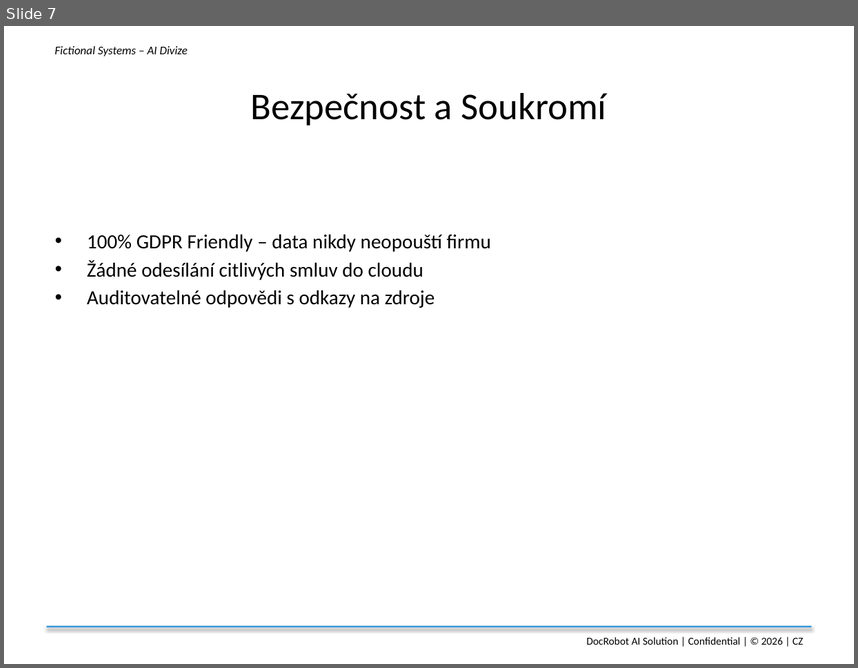
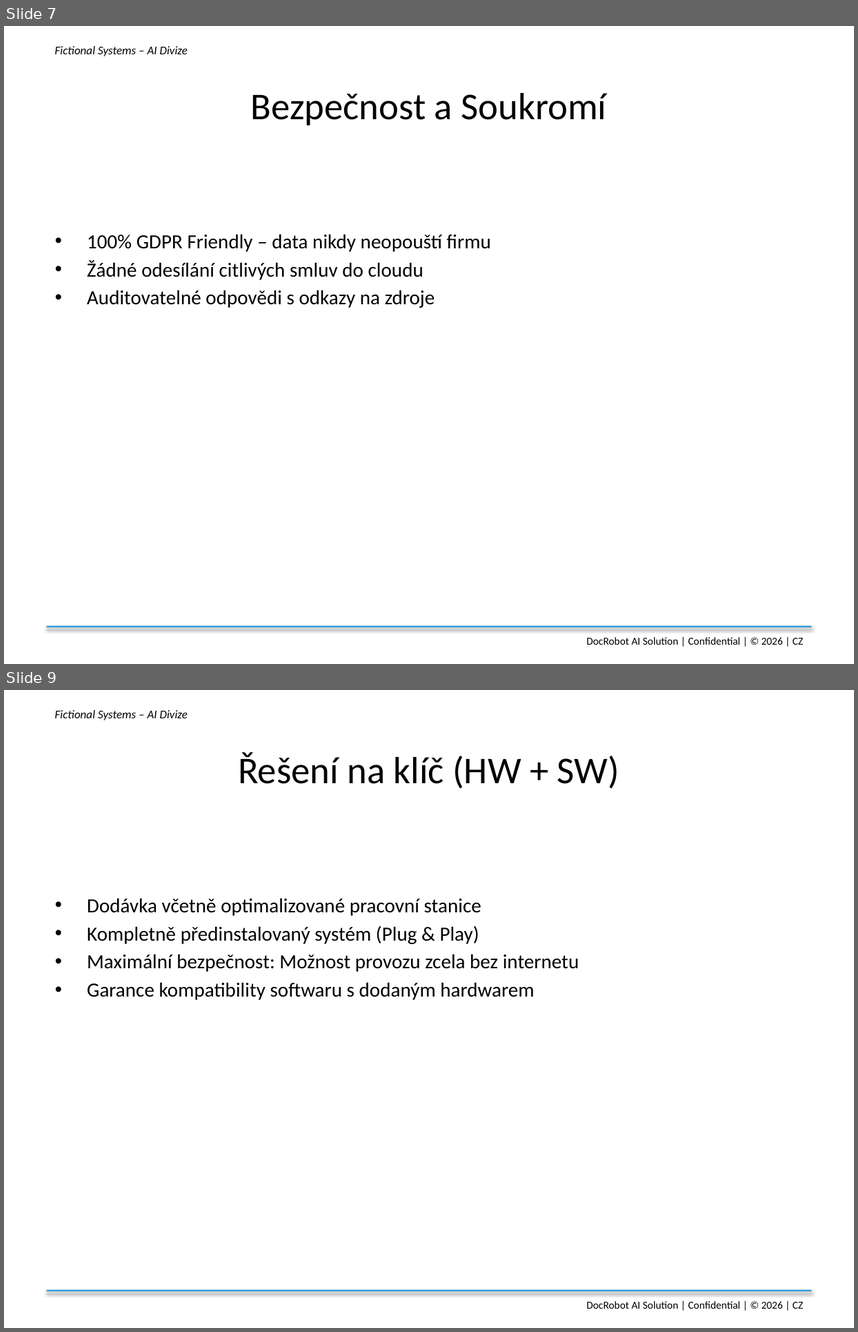
Before and after one commit to hrivnak/fictionalsystems, a slide deck: docs/DocRobot_Prezentace_CS.pptx. Shown one above the other, each under a label of ours: slide 7 before the commit, slides 7 and 9 after it; the slides between them are not shown. The pictures are 858x668 and 858x1332 pixels, drawn with LibreOffice and Linux fonts; fonts in the diff are those of the drawing. Boxes give left, top, right and bottom in pixels: in the first picture for what was removed or moved away, otherwise in the second. Text is boxed around its words. In the diff, an @@ line names an element or a change of style, - is before the commit and + after.

Commit message:
FictionalSystems v01.04-r Added "TurnKey solution HW + SW and HW specification"

```diff
--- a/docs/DocRobot_Prezentace_CS.pptx
+++ b/docs/DocRobot_Prezentace_CS.pptx
@@ slide 9 added at [4, 690, 854, 1328], background #FFFFFF @@
@@ text added at [55, 710, 188, 720], 10 pt, text #000000, italic @@
+Fictional Systems – AI Divize
@@ title added at [238, 752, 619, 789], 32 pt, text #000000 @@
+Řešení na klíč (HW + SW)
@@ text added at [87, 898, 579, 1000], 17 pt, text #000000 @@
+• Dodávka včetně optimalizované pracovní stanice
+• Kompletně předinstalovaný systém (Plug & Play)
+• Maximální bezpečnost: Možnost provozu zcela bez internetu
+• Garance kompatibility softwaru s dodaným hardwarem
@@ rectangle added at [47, 1290, 811, 1291], fill #3498DB @@
@@ text added at [586, 1301, 803, 1308], 9 pt, text #000000 @@
+DocRobot AI Solution | Confidential | © 2026 | CZ
```
Also in this commit, not shown: 1 slide changed, 1 other slide added, 4 other files.
